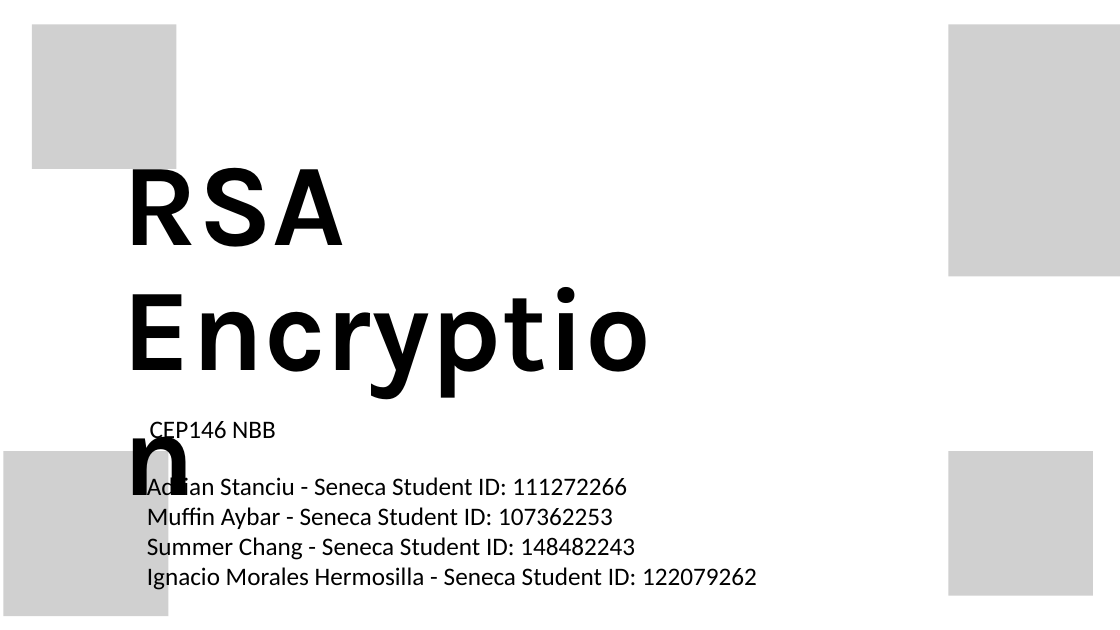
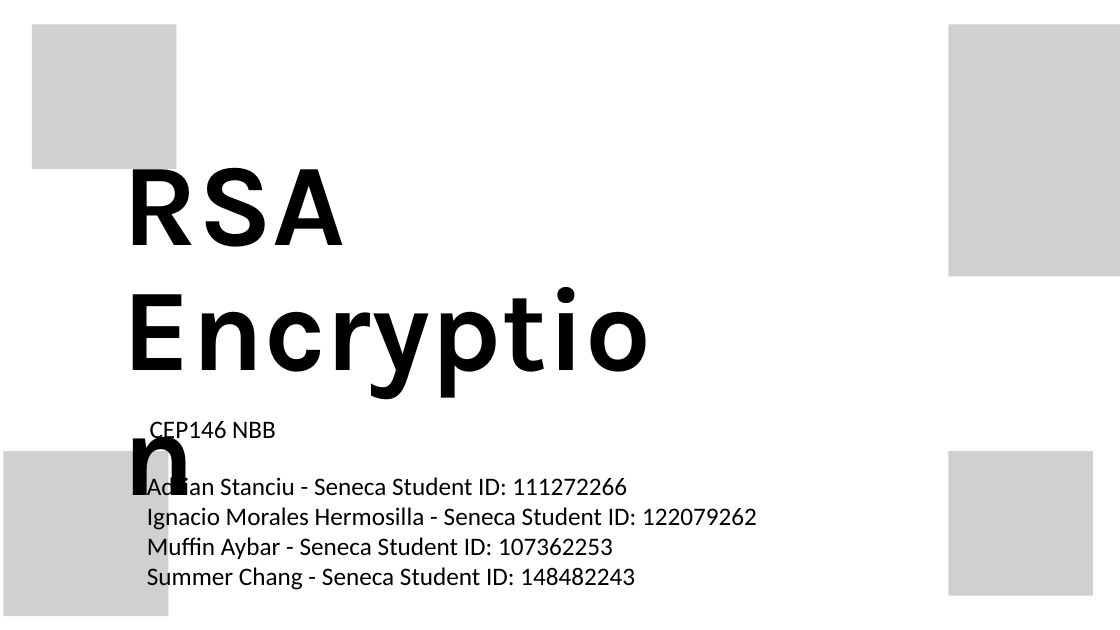
Before and after one commit to Muffinszer/cep146-teamproject1, a slide deck: slide 1 of CEP146NBB_Project1.pptx. Drawn at 1120x630 pixels with LibreOffice and Linux fonts; fonts in the diff are those of the drawing; grey boxes stand for pictures; background and template pictures are left out. Boxes give left, top, right and bottom in pixels: in the first picture for what was removed or moved away, otherwise in the second. Text is boxed around its words. In the diff, an @@ line names an element or a change of style, - is before the commit and + after.

```diff
--- a/CEP146NBB_Project1.pptx
+++ b/CEP146NBB_Project1.pptx
@@ text at (147, 504, 757, 531): paragraph added @@
+Ignacio Morales Hermosilla - Seneca Student ID: 122079262
@@ text at (147, 565, 757, 592): paragraph removed @@
-Ignacio Morales Hermosilla - Seneca Student ID: 122079262
```
